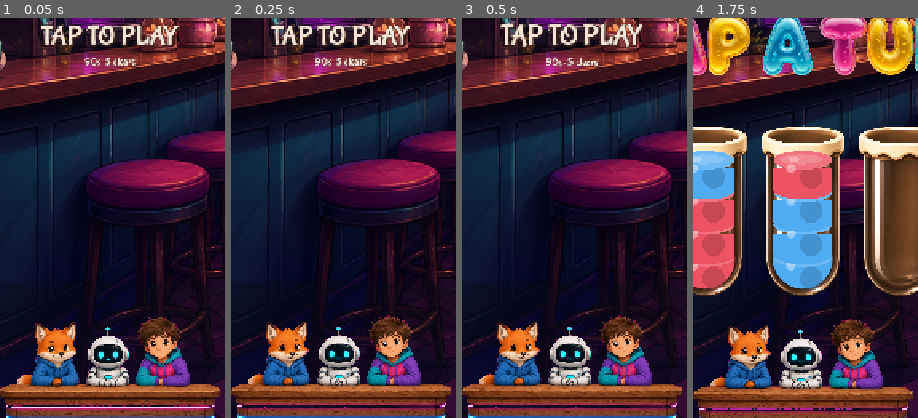
Above: before the commit, frames 1-4 (left to right).
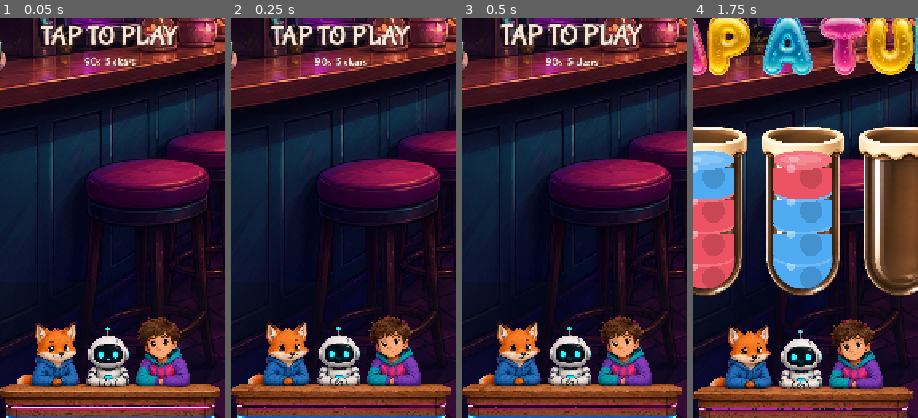
Above: after the commit, the same moments.

Repository: Obsidian-Crow-Studios/Tint_Drop_Project
Game: Godot game, scene res://scenes/main.tscn
The game is run twice, just before and just after one commit, with the same random seed, the same clock (stepped at 60 frames per second) and the same inputs.
Inputs:
- Up to frame 1 (0.05 s): no input
- Up to frame 2 (0.25 s): no input
- Up to frame 3 (0.5 s): no input
- Up to frame 4 (1.75 s): click "Restart" at 0.5 s; click "Restart" at 1.25 s
The pictures show only the part of the screen within x 26-76%, y 47-97%; the shares and areas given below are measured in that part.

The runs differ from the first frame. In frame 1, less than 0.1% of the frame differs, in the area x 25-80%, y 2-3%; in frame 2, less than 0.1%; in frame 3, 0.3%, in the area x 20-80%, y 2-13%; in frame 4, nothing differs.

Commit message:
Persist campaign progress, daily 5-level pack, and streak.
ConfigFile on user://tint_drop.cfg writes after each clear: campaign
index (0..99, loops to 0 after 100), pack clears, local pack date,
streak days, last play date. Boot loads before TAP TO PLAY so resume
is the saved board, not level 1. Restart still retries the current
board only. A new local date starts a fresh pack and increments streak
if yesterday was a clear; otherwise streak resets to 1. Title hold
shows a small streak chip in existing HUD type. PACK COMPLETE overlay,
tubes, cafe, audio, timer curve, and LEVELS are unchanged.

Co-authored-by: Obsidian-Crow-Studios <Obsidian-Crow-Studios@users.noreply.github.com>

Diff:
--- a/godot/scripts/main.gd
+++ b/godot/scripts/main.gd
@@ -3,6 +3,7 @@
 const TubeView = preload("res://scripts/tube.gd")
 const LogoMarkScript = preload("res://scripts/logo_mark.gd")
 const WinOverlayScript = preload("res://scripts/win_overlay.gd")
+const TintProgressScript = preload("res://scripts/progress.gd")
 const CAPACITY := 4
 const TUBE_SCENE_W := 144.0
 const TUBE_SCENE_H := 282.0
@@ -221,12 +222,17 @@
 var _title_catcher: Control
 var _title_prompt: Control
 var _title_pulse: Tween
+var _title_streak: Label
 var _live_hud: Array[CanvasItem] = []
+var _progress: TintProgress
 
 func _ready() -> void:
 	set_anchors_and_offsets_preset(PRESET_FULL_RECT)
+	_progress = TintProgressScript.new()
+	_progress.boot(LEVELS.size())
+	session_clears = _progress.current_pack_clears
 	_build_ui()
-	_load_level(0)
+	_load_level(_progress.campaign_level_index)
 	_show_title()
 	if OS.get_environment("TINT_DROP_CAPTURE") != "":
 		_run_overlay_capture()
@@ -550,11 +556,11 @@
 	_title_prompt.anchor_right = 0.5
 	_title_prompt.anchor_bottom = 0.5
 	_title_prompt.offset_left = -280.0
-	_title_prompt.offset_top = -56.0
+	_title_prompt.offset_top = -68.0
 	_title_prompt.offset_right = 280.0
-	_title_prompt.offset_bottom = 56.0
-	_title_prompt.custom_minimum_size = Vector2(560.0, 112.0)
-	_title_prompt.pivot_offset = Vector2(280.0, 56.0)
+	_title_prompt.offset_bottom = 68.0
+	_title_prompt.custom_minimum_size = Vector2(560.0, 136.0)
+	_title_prompt.pivot_offset = Vector2(280.0, 68.0)
 	_title_catcher.add_child(_title_prompt)
 
 	var col := VBoxContainer.new()
@@ -590,18 +596,42 @@
 	cap.add_theme_constant_override("outline_size", 2)
 	col.add_child(cap)
 
+	_title_streak = Label.new()
+	_title_streak.text = ""
+	_title_streak.visible = false
+	_title_streak.horizontal_alignment = HORIZONTAL_ALIGNMENT_CENTER
+	_title_streak.mouse_filter = Control.MOUSE_FILTER_IGNORE
+	_title_streak.add_theme_font_override("font", HINT_FONT)
+	_title_streak.add_theme_font_size_override("font_size", 16)
+	_title_streak.add_theme_color_override("font_color", UI_CAPTION)
+	_title_streak.add_theme_color_override("font_outline_color", UI_ESPRESSO)
+	_title_streak.add_theme_constant_override("outline_size", 2)
+	col.add_child(_title_streak)
+	_refresh_title_streak()
+
 
 func _start_title_pulse() -> void:
 	if _title_prompt == null:
 		return
 	if _title_pulse != null and is_instance_valid(_title_pulse):
 		_title_pulse.kill()
-	_title_prompt.pivot_offset = Vector2(280.0, 56.0)
+	_title_prompt.pivot_offset = Vector2(280.0, 68.0)
 	_title_prompt.scale = Vector2.ONE
 	_title_pulse = create_tween()
 	_title_pulse.set_loops()
 	_title_pulse.tween_property(_title_prompt, "scale", Vector2(1.04, 1.04), 0.6).set_trans(Tween.TRANS_SINE).set_ease(Tween.EASE_IN_OUT)
 	_title_pulse.tween_property(_title_prompt, "scale", Vector2.ONE, 0.6).set_trans(Tween.TRANS_SINE).set_ease(Tween.EASE_IN_OUT)
+
+
+func _refresh_title_streak() -> void:
+	if _title_streak == null:
+		return
+	if _progress != null and _progress.should_show_streak_chip():
+		_title_streak.text = _progress.streak_chip_text()
+		_title_streak.visible = true
+	else:
+		_title_streak.text = ""
+		_title_streak.visible = false
 
 
 func _show_title() -> void:
@@ -618,6 +648,7 @@
 		_status.visible = false
 	time_left = _level_clock()
 	_update_timer_hud()
+	_refresh_title_streak()
 	_start_title_pulse()
 
 
@@ -1110,10 +1141,14 @@
 		_chips_tween.tween_property(_chips_num, "scale", Vector2.ONE, 0.16)
 
 func _refresh_clears_label() -> void:
-	var in_pack: int = session_clears % PACK_CLEARS
-	var filled: int = in_pack
-	if won and in_pack == 0 and session_clears > 0:
-		filled = PACK_CLEARS
+	var filled: int = 0
+	if _progress != null:
+		filled = _progress.pack_pips_filled(won)
+	else:
+		var in_pack: int = session_clears % PACK_CLEARS
+		filled = in_pack
+		if won and in_pack == 0 and session_clears > 0:
+			filled = PACK_CLEARS
 	if _clears_label != null:
 		_clears_label.text = "%d/%d" % [filled, PACK_CLEARS]
 	for i in _clear_pips.size():
@@ -1477,15 +1512,23 @@
 	won = true
 	selected = -1
 	_refresh_views()
+	if _progress != null:
+		_progress.record_clear(level_index, LEVELS.size())
 	session_clears += 1
 	_refresh_clears_label()
 	_sync_chips_left(true)
-	var pack_done: bool = (session_clears % PACK_CLEARS) == 0
-	var campaign_done: bool = level_index >= LEVELS.size() - 1 or session_clears >= LEVELS.size()
+	var pack_done: bool = false
+	if _progress != null:
+		pack_done = _progress.pack_just_completed()
+	else:
+		pack_done = (session_clears % PACK_CLEARS) == 0
+	var campaign_done: bool = level_index >= LEVELS.size() - 1
 	_set_hint_visible(false)
 	if _win_overlay != null:
 		var filled: int = session_clears % PACK_CLEARS
-		if pack_done and session_clears > 0:
+		if _progress != null:
+			filled = _progress.pack_pips_filled(true)
+		elif pack_done and session_clears > 0:
 			filled = PACK_CLEARS
 		_set_live_play_visible(false)
 		_win_overlay.present(pack_done, campaign_done, filled)
@@ -1558,6 +1601,7 @@
 		tw.chain().tween_callback(spark.queue_free)
 
 func _on_restart() -> void:
+	# Current board only. Does not rewind or advance campaign persist.
 	if not _session_live:
 		return
 	_dismiss_win_overlay()
@@ -1589,18 +1633,16 @@
 	_dismiss_win_overlay()
 	_restore_bgm()
 	_play_sfx(_sfx_next)
-	var pack_done: bool = (session_clears % PACK_CLEARS) == 0
-	var campaign_done: bool = level_index >= LEVELS.size() - 1 or session_clears >= LEVELS.size()
+	var campaign_done: bool = level_index >= LEVELS.size() - 1
+	var next_i: int = level_index + 1
+	if _progress != null:
+		next_i = _progress.campaign_level_index
 	if campaign_done:
-		session_clears = 0
-		_refresh_clears_label()
 		_session_live = false
-		_load_level(0)
+		_load_level(next_i)
 		_show_title()
-	elif pack_done:
-		_load_level(level_index + 1)
 	else:
-		_load_level(level_index + 1)
+		_load_level(next_i)
 
 func _toast_shop(msg: String) -> void:
 	if _shop_toast == null:
--- /dev/null
+++ b/godot/scripts/progress.gd
@@ -0,0 +1,185 @@
+extends RefCounted
+class_name TintProgress
+
+## Local campaign + daily pack + streak. Keep in sync with tools/progress_save.py.
+
+const SAVE_PATH := "user://tint_drop.cfg"
+const SECTION := "progress"
+const PACK_CLEARS := 5
+const CAMPAIGN_MAX := 99
+
+var campaign_level_index: int = 0
+var current_pack_clears: int = 0
+var daily_pack_date: String = ""
+var streak_days: int = 0
+var last_play_date: String = ""
+var save_path: String = SAVE_PATH
+var level_count: int = 100
+
+
+func boot(p_level_count: int, today: String = "") -> void:
+	level_count = maxi(p_level_count, 1)
+	if today.is_empty():
+		today = local_today()
+	var path: String = _effective_path()
+	var had_save: bool = FileAccess.file_exists(path)
+	load_from_disk()
+	_clamp_fields()
+	if had_save:
+		apply_daily_rollover(today)
+		save_to_disk()
+	else:
+		# First launch: do not create a file until a clear, so a look-then-quit
+		# does not count as a play day.
+		daily_pack_date = ""
+		current_pack_clears = 0
+		streak_days = 0
+		last_play_date = ""
+		campaign_level_index = 0
+
+
+func local_today() -> String:
+	var forced: String = OS.get_environment("TINT_DROP_TODAY")
+	if not forced.is_empty():
+		return forced
+	var d: Dictionary = Time.get_date_dict_from_system()
+	return format_ymd(int(d.year), int(d.month), int(d.day))
+
+
+func format_ymd(year: int, month: int, day: int) -> String:
+	return "%04d-%02d-%02d" % [year, month, day]
+
+
+func load_from_disk() -> void:
+	var cfg := ConfigFile.new()
+	var err: Error = cfg.load(_effective_path())
+	if err != OK:
+		return
+	campaign_level_index = int(cfg.get_value(SECTION, "campaign_level_index", 0))
+	current_pack_clears = int(cfg.get_value(SECTION, "current_pack_clears", 0))
+	daily_pack_date = str(cfg.get_value(SECTION, "daily_pack_date", ""))
+	streak_days = int(cfg.get_value(SECTION, "streak_days", 0))
+	last_play_date = str(cfg.get_value(SECTION, "last_play_date", ""))
+	_clamp_fields()
+
+
+func save_to_disk() -> void:
+	_clamp_fields()
+	var cfg := ConfigFile.new()
+	cfg.set_value(SECTION, "campaign_level_index", campaign_level_index)
+	cfg.set_value(SECTION, "current_pack_clears", current_pack_clears)
+	cfg.set_value(SECTION, "daily_pack_date", daily_pack_date)
+	cfg.set_value(SECTION, "streak_days", streak_days)
+	cfg.set_value(SECTION, "last_play_date", last_play_date)
+	cfg.save(_effective_path())
+
+
+func apply_daily_rollover(today: String) -> void:
+	if today.is_empty() or daily_pack_date == today:
+		return
+	# New local date: tomorrow's pack. Streak uses last successful clear day.
+	current_pack_clears = 0
+	daily_pack_date = today
+	if is_yesterday(last_play_date, today):
+		streak_days = maxi(streak_days, 0) + 1
+	else:
+		streak_days = 1
+
+
+func record_clear(cleared_index: int, p_level_count: int = -1, today: String = "") -> void:
+	if p_level_count > 0:
+		level_count = p_level_count
+	if today.is_empty():
+		today = local_today()
+	var last_i: int = _last_index()
+	var cleared: int = clampi(cleared_index, 0, last_i)
+	if cleared >= last_i:
+		campaign_level_index = 0
+	else:
+		campaign_level_index = cleared + 1
+	if current_pack_clears >= PACK_CLEARS:
+		current_pack_clears = 1
+	else:
+		current_pack_clears = clampi(current_pack_clears + 1, 0, PACK_CLEARS)
+	daily_pack_date = today
+	last_play_date = today
+	if streak_days <= 0:
+		streak_days = 1
+	_clamp_fields()
+	save_to_disk()
+
+
+func pack_pips_filled(won: bool) -> int:
+	var filled: int = current_pack_clears
+	if filled >= PACK_CLEARS and not won:
+		return 0
+	return clampi(filled, 0, PACK_CLEARS)
+
+
+func pack_just_completed() -> bool:
+	return current_pack_clears >= PACK_CLEARS
+
+
+func should_show_streak_chip() -> bool:
+	return streak_days >= 1 and not last_play_date.is_empty()
+
+
+func streak_chip_text() -> String:
+	if not should_show_streak_chip():
+		return ""
+	return "streak %d" % streak_days
+
+
+func is_yesterday(prev: String, today: String) -> bool:
+	var p: Vector3i = _parse_ymd(prev)
+	var t: Vector3i = _parse_ymd(today)
+	if p.x <= 0 or t.x <= 0:
+		return false
+	var prev_unix: int = int(Time.get_unix_time_from_datetime_dict({
+		"year": p.x,
+		"month": p.y,
+		"day": p.z,
+		"hour": 12,
+		"minute": 0,
+		"second": 0,
+	}))
+	var today_unix: int = int(Time.get_unix_time_from_datetime_dict({
+		"year": t.x,
+		"month": t.y,
+		"day": t.z,
+		"hour": 12,
+		"minute": 0,
+		"second": 0,
+	}))
+	return today_unix - prev_unix == 86400
+
+
+func _effective_path() -> String:
+	var forced: String = OS.get_environment("TINT_DROP_SAVE_PATH")
+	if not forced.is_empty():
+		save_path = forced
+		return forced
+	return save_path
+
+
+func _last_index() -> int:
+	return mini(CAMPAIGN_MAX, level_count - 1)
+
+
+func _clamp_fields() -> void:
+	var last_i: int = _last_index()
+	campaign_level_index = clampi(campaign_level_index, 0, last_i)
+	current_pack_clears = clampi(current_pack_clears, 0, PACK_CLEARS)
+	streak_days = maxi(streak_days, 0)
+
+
+func _parse_ymd(s: String) -> Vector3i:
+	var parts: PackedStringArray = s.split("-")
+	if parts.size() != 3:
+		return Vector3i.ZERO
+	var y: int = int(parts[0])
+	var m: int = int(parts[1])
+	var d: int = int(parts[2])
+	if y < 1 or m < 1 or m > 12 or d < 1 or d > 31:
+		return Vector3i.ZERO
+	return Vector3i(y, m, d)
Not shown, changed: README.md
Not shown, added: tools/progress_save.py
Not shown, added: tools/test_progress.py
